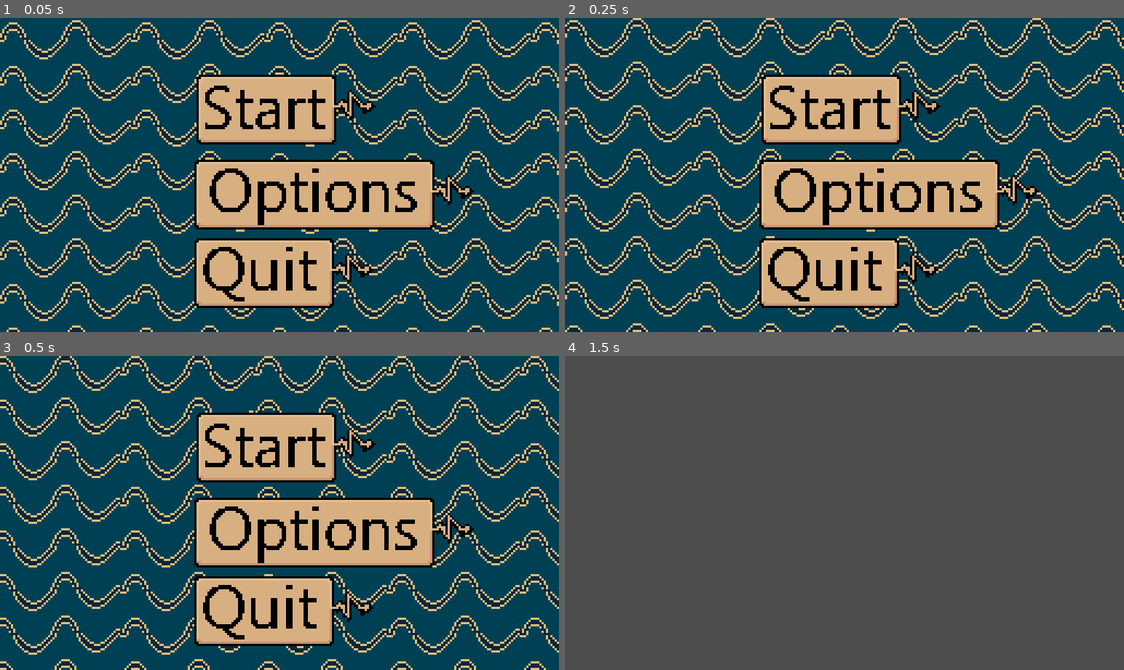
Above: before the commit, frames 1-4 (two rows, left to right).
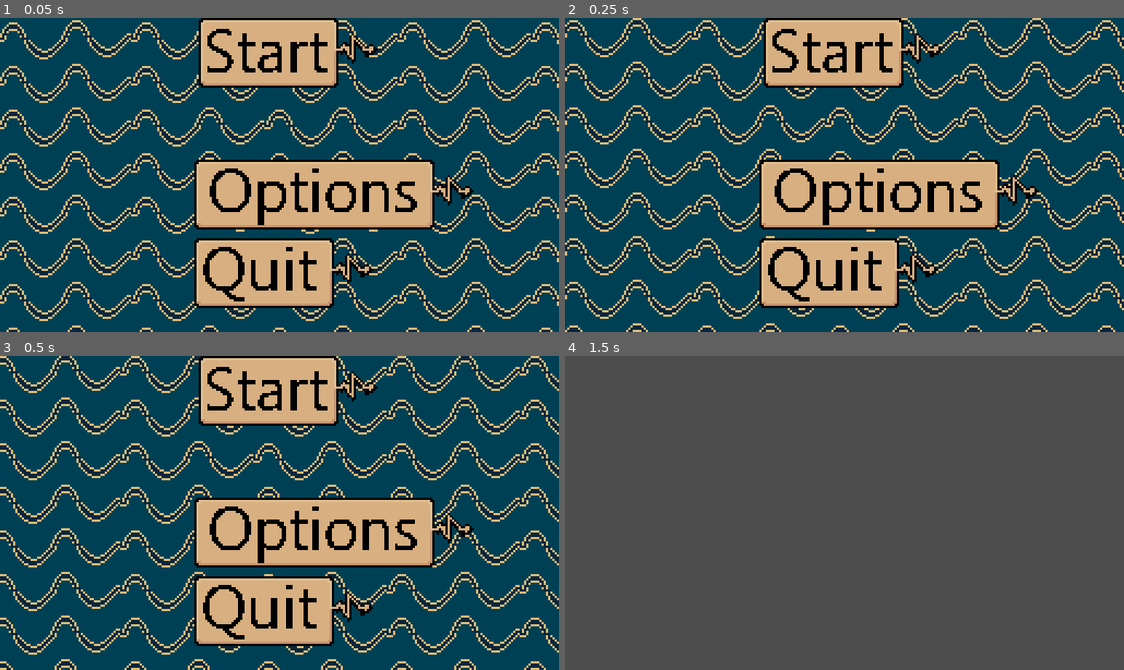
Above: after the commit, the same moments.

Repository: Zeis697538/Signalverarbeiung-Game
Game: Godot game, scene res://main_menu.tscn
The game is run twice, just before and just after one commit, with the same random seed, the same clock (stepped at 60 frames per second) and the same inputs. This scene is started directly instead of the project's main scene.
Inputs (mouse positions are in pixels of both pictures, inside the frame that each line leads up to; where the layout moved, square brackets give the same spot in the first picture):
- Up to frame 1 (0.05 s): no input
- Up to frame 2 (0.25 s): no input
- Up to frame 3 (0.5 s): no input
- Up to frame 4 (1.5 s): click (861, 390) [861, 447] at 0.5 s; tap Enter at 1.25 s

The runs differ from the first frame. In frame 1, 9.4% of the frame differs, in the area x 35-68%, y 0-41%; in frame 2, 9.4%; in frame 3, 9.4%; in frame 4, nothing differs.

Commit message:
start nach oben

Diff:
--- a/main_menu.tscn
+++ b/main_menu.tscn
@@ -38,10 +38,9 @@
 
 [node name="Start" type="TextureButton" parent="Button_manager"]
 layout_mode = 0
-offset_left = 90.0
-offset_top = 26.0
-offset_right = 180.0
-offset_bottom = 58.0
+offset_left = 91.0
+offset_right = 181.0
+offset_bottom = 32.0
 texture_normal = ExtResource("2_qe12f")
 texture_hover = ExtResource("5_dy7ct")
 
